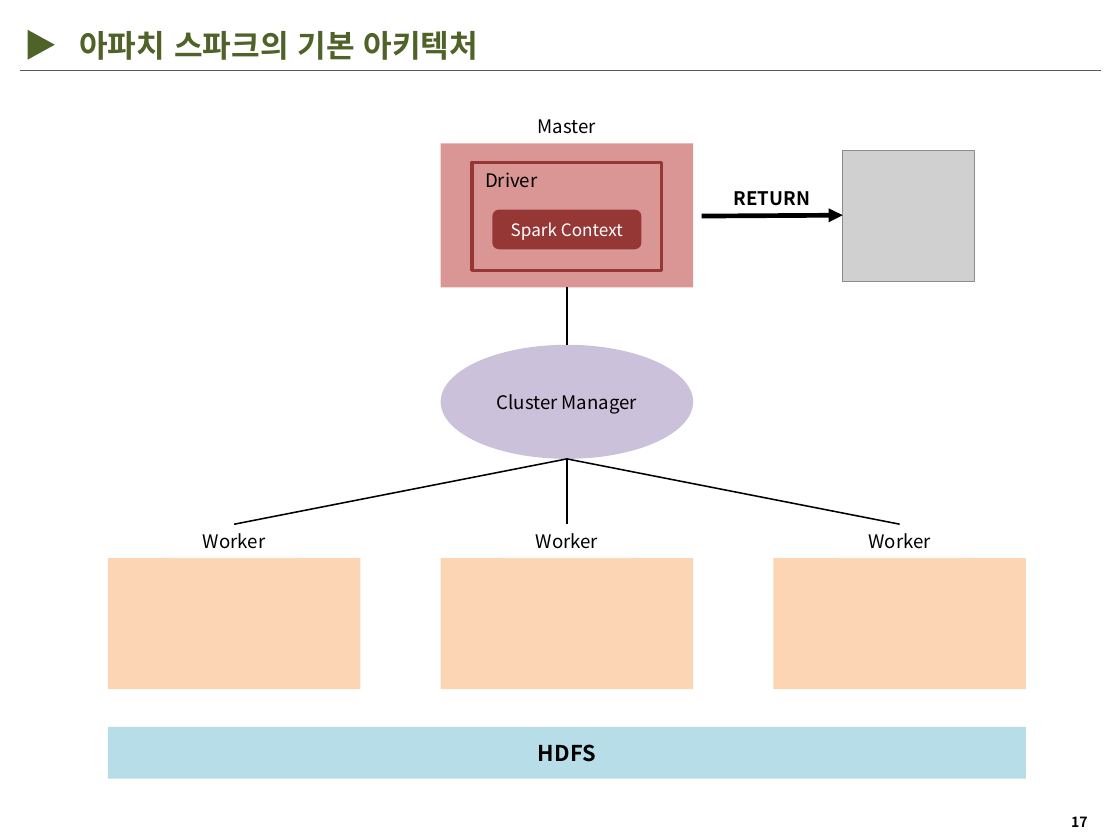
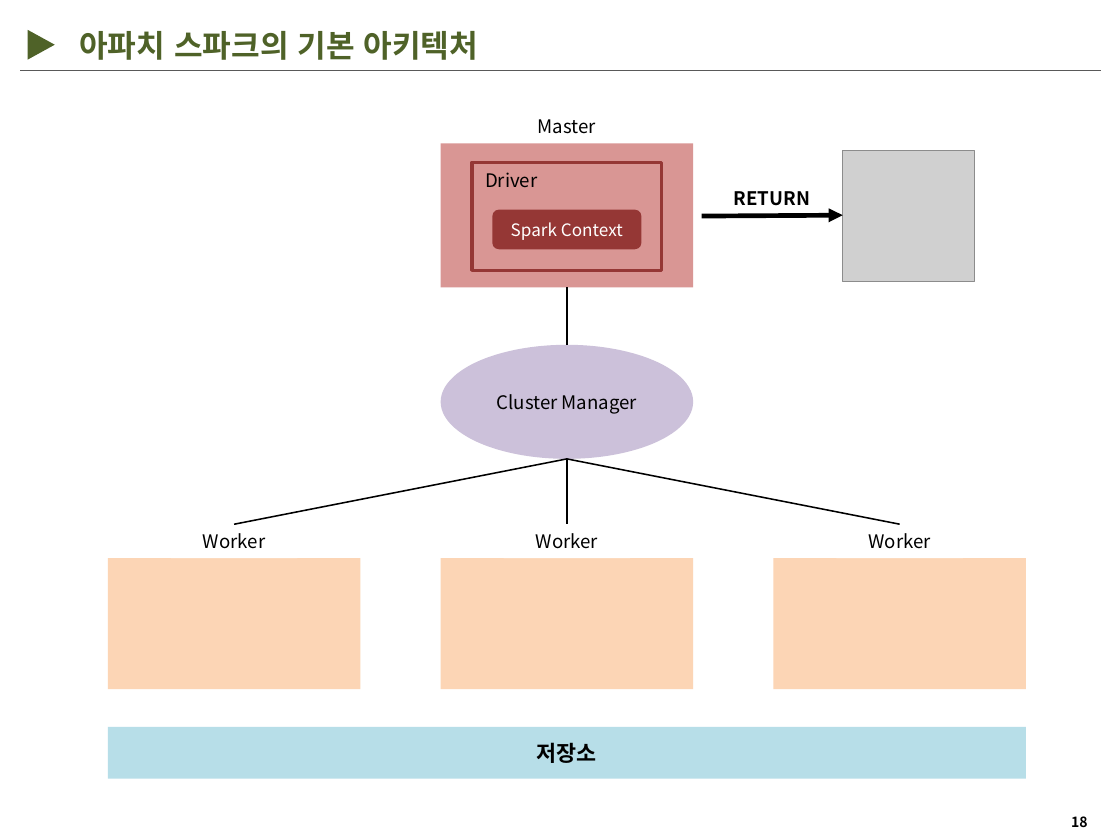
Before and after one commit to Hyunsoo-Ryan-Lee/DataEngineering-Lecture, a slide deck: slide 18 of ppt/[KDT강의]데이터 엔지니어링-2.pptx (slide 17 before the commit). Drawn at 1120x840 pixels with LibreOffice and Linux fonts; fonts in the diff are those of the drawing; grey boxes stand for pictures; background and template pictures are left out. Boxes give left, top, right and bottom in pixels: in the first picture for what was removed or moved away, otherwise in the second. Text is boxed around its words. In the diff, an @@ line names an element or a change of style, - is before the commit and + after.

```diff
--- a/ppt/[KDT강의]데이터 엔지니어링-2.pptx
+++ b/ppt/[KDT강의]데이터 엔지니어링-2.pptx
@@ text in rectangle at (x1=537, y1=742, x2=597, y2=763): text changed @@
-HDFS
+저장소
@@ page number at (x1=1071, y1=816, x2=1088, y2=828): text changed @@
-17
+18
```
Also in this commit, not shown: 11 other slides changed, 1 slide added, 46 other files.
